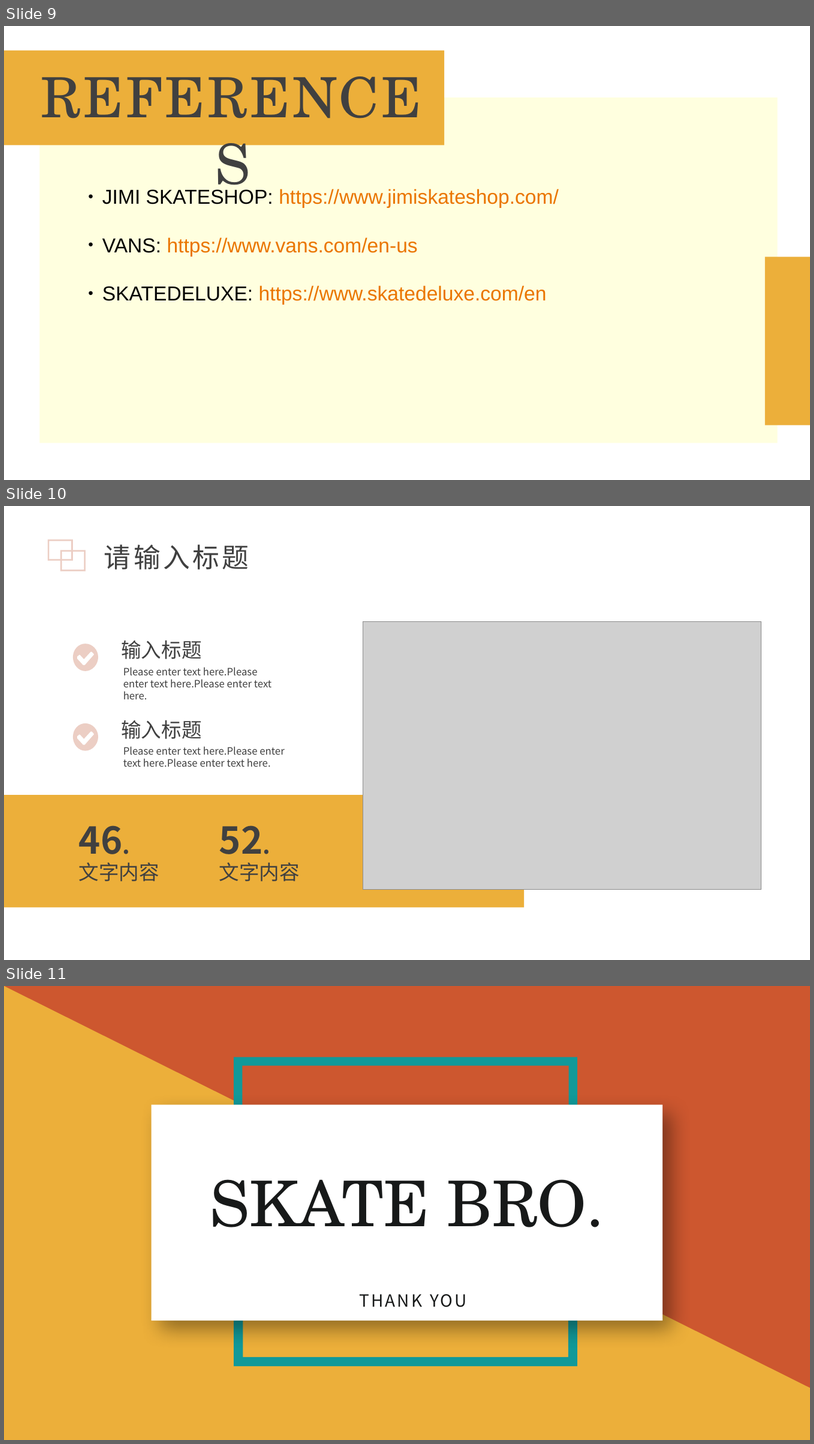
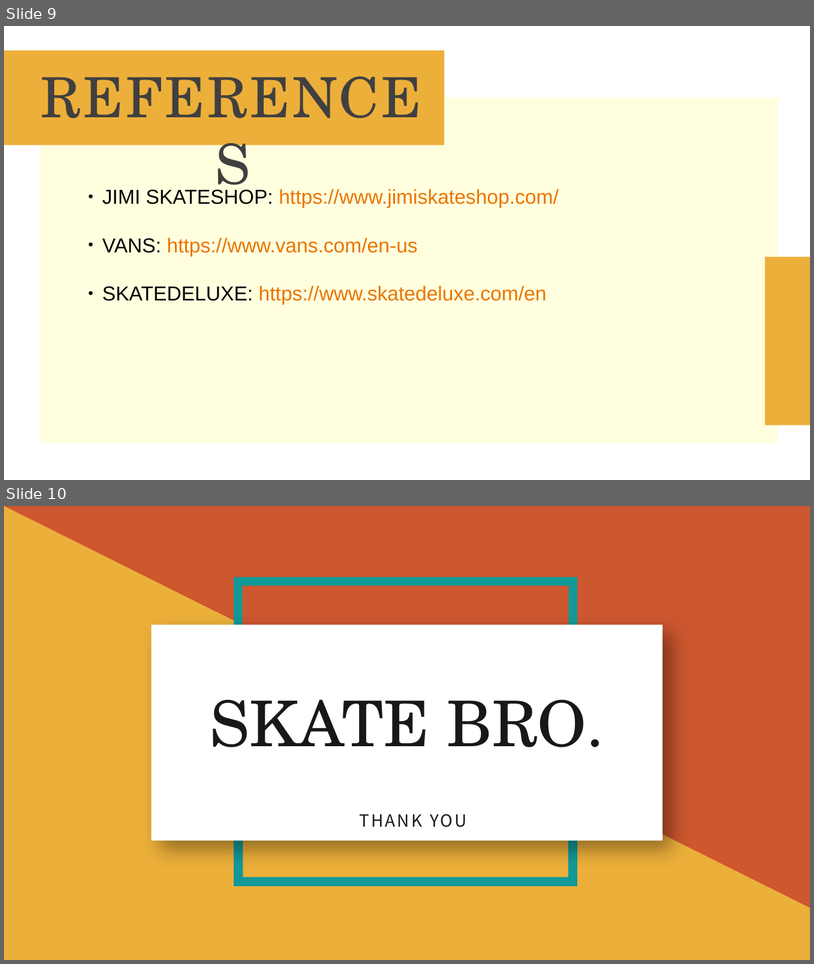
Before and after one commit to irene0103/17_-SKATE-BRO, a slide deck: SKATE BRO..odp. Shown one above the other, each under a label of ours: slides 9, 10 and 11 before the commit, slides 9 and 10 after it. The pictures are 814x1444 and 814x964 pixels, drawn with LibreOffice and Linux fonts; fonts in the diff are those of the drawing; grey boxes stand for pictures. Boxes give left, top, right and bottom in pixels: in the first picture for what was removed or moved away, otherwise in the second. Text is boxed around its words. In the diff, an @@ line names an element or a change of style, - is before the commit and + after.

```diff
--- a/SKATE BRO..odp
+++ b/SKATE BRO..odp
@@ slide 10 removed at bbox=[4, 506, 810, 960], background #FFFFFF @@
@@ frame removed at bbox=[48, 539, 73, 561] @@
@@ frame removed at bbox=[60, 550, 86, 571] @@
@@ text removed at bbox=[104, 544, 249, 570] @@
-请输入标题
@@ picture removed at bbox=[363, 622, 762, 889] @@
@@ freeform shape removed at bbox=[73, 643, 98, 670] @@
@@ text removed at bbox=[121, 640, 201, 659] @@
-输入标题
@@ text removed at bbox=[123, 667, 272, 699] @@
-Please enter text here.Please enter text here.Please enter text here.
@@ text removed at bbox=[121, 720, 201, 739] @@
-输入标题
@@ freeform shape removed at bbox=[73, 723, 98, 750] @@
@@ text removed at bbox=[123, 746, 284, 766] @@
-Please enter text here.Please enter text here.Please enter text here.
@@ rectangle removed at bbox=[4, 795, 524, 907] @@
@@ text removed at bbox=[79, 825, 123, 863] @@
-46.
@@ text removed at bbox=[219, 825, 263, 863] @@
-52.
@@ text removed at bbox=[79, 862, 159, 881] @@
-文字内容
@@ text removed at bbox=[219, 862, 300, 881] @@
-文字内容
@@ what was slide 11 is now slide 10 @@
```
Also in this commit, not shown: 2 slides changed, 2 slides added, 9 other slides removed, 2 other files.
